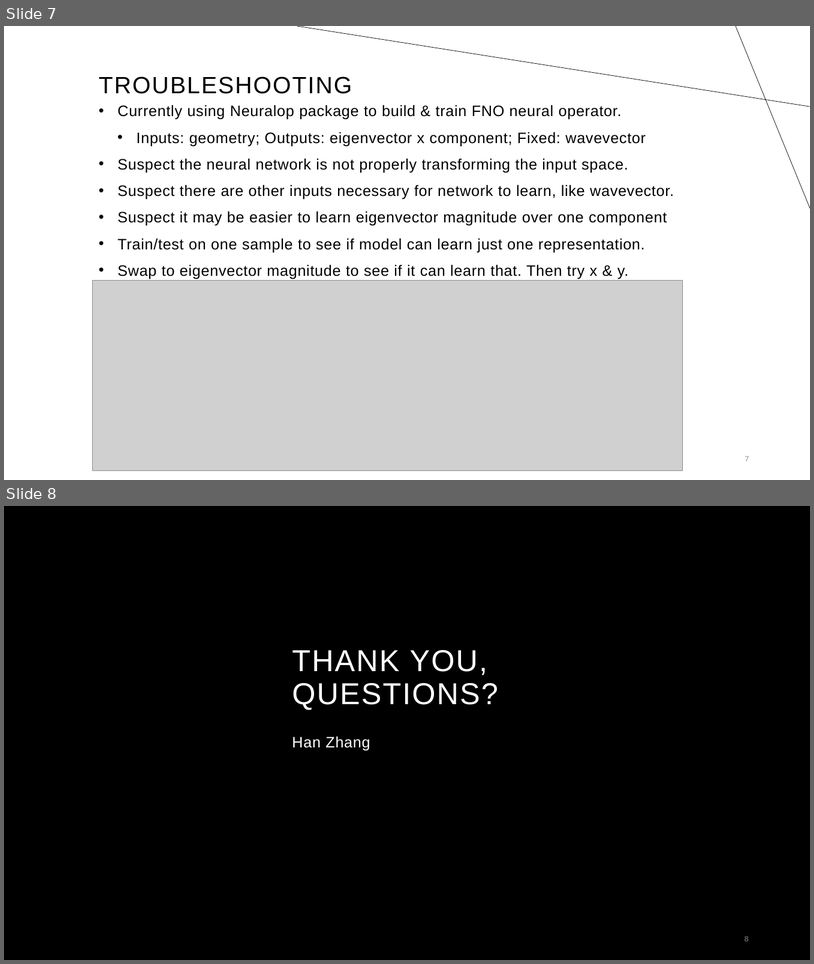
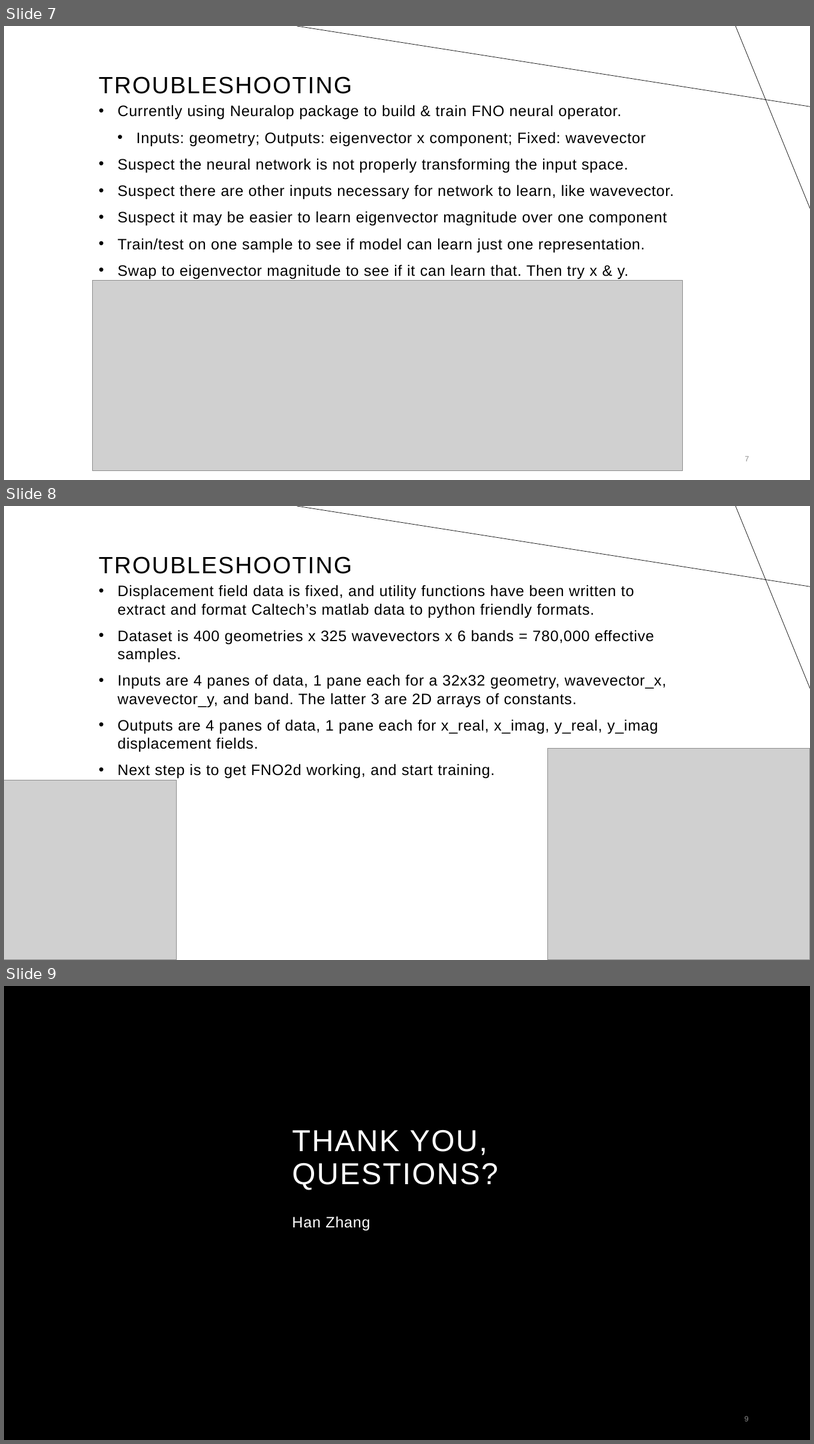
Before and after one commit to trutheresy/NO-2D-Metamaterials, a slide deck: Fourier Neural Operators.pptx. Shown one above the other, each under a label of ours: slides 7 and 8 before the commit, slides 7, 8 and 9 after it. The pictures are 814x964 and 814x1444 pixels, drawn with LibreOffice and Linux fonts; fonts in the diff are those of the drawing; grey boxes stand for pictures; background and template pictures are left out. Boxes give left, top, right and bottom in pixels: in the first picture for what was removed or moved away, otherwise in the second. Text is boxed around its words. In the diff, an @@ line names an element or a change of style, - is before the commit and + after.

Commit message:
slide deck update

```diff
--- a/Fourier Neural Operators.pptx
+++ b/Fourier Neural Operators.pptx
@@ slide 8 added at [4, 506, 810, 960], background #FFFFFF; not listed: 2 template elements that a slide beside it also shows @@
@@ title added at [99, 556, 353, 574], 28 pt, text #000000 @@
+TROUBLESHOOTING
@@ text added at [117, 585, 666, 778], 18 pt, text #000000 @@
+• Displacement field data is fixed, and utility functions have been written to extract and format Caltech’s matlab data to python friendly formats.
+• Dataset is 400 geometries x 325 wavevectors x 6 bands = 780,000 effective samples.
+• Inputs are 4 panes of data, 1 pane each for a 32x32 geometry, wavevector_x, wavevector_y, and band. The latter 3 are 2D arrays of constants.
+• Outputs are 4 panes of data, 1 pane each for x_real, x_imag, y_real, y_imag displacement fields.
+• Next step is to get FNO2d working, and start training.
@@ picture added at [548, 748, 810, 960] @@
@@ picture added at [4, 780, 177, 960] @@
@@ what was slide 8 is now slide 9 @@
@@ page number at [745, 1416, 749, 1421]: text changed @@
-8
+9
```
Also in this commit, not shown: 2 other files.
